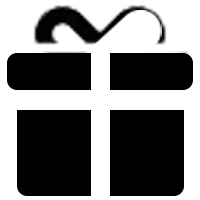
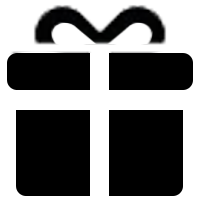
Layers edited between the first and the second 200 × 200 image:
painted on "Rectangle 1" (2nd of 2) over left=90, top=51, right=110, bottom=196
painted on "Rounded Rectangle 1" over left=16, top=77, right=184, bottom=196
added layer "Rounded Rectangle 3 copy" above "Rounded Rectangle 3" over left=105, top=23, right=153, bottom=45
painted on "Rounded Rectangle 3" over left=51, top=10, right=162, bottom=62
painted on "Layer 1" over left=8, top=9, right=192, bottom=58
